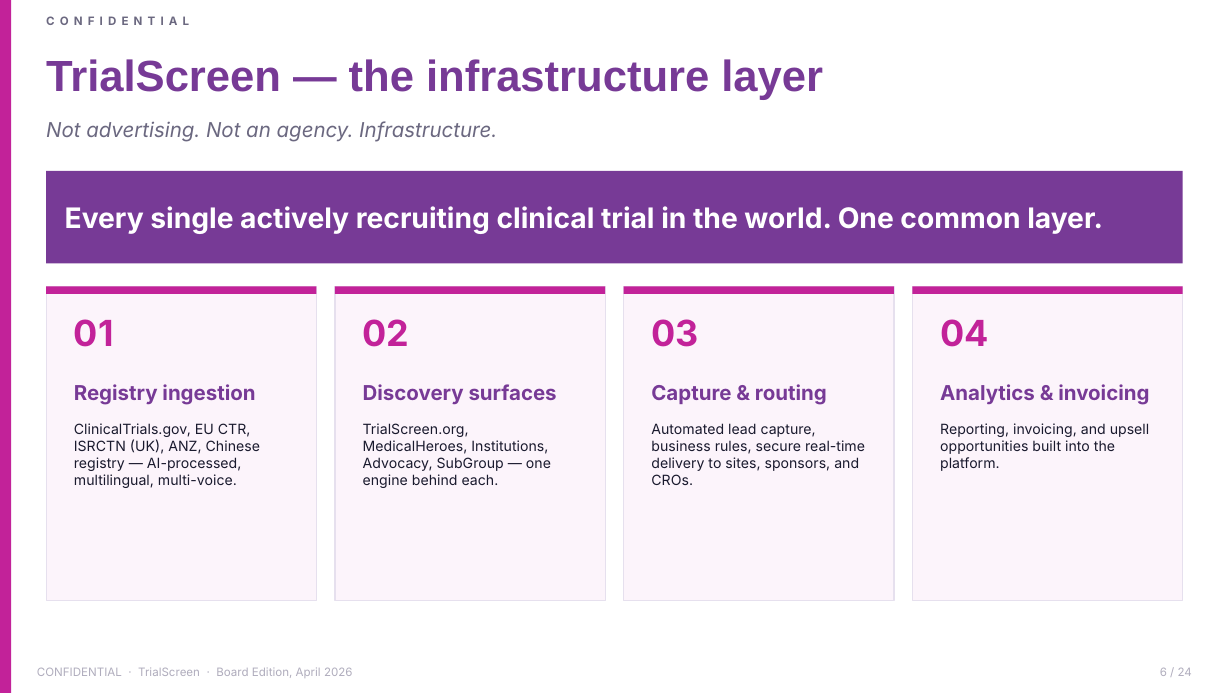
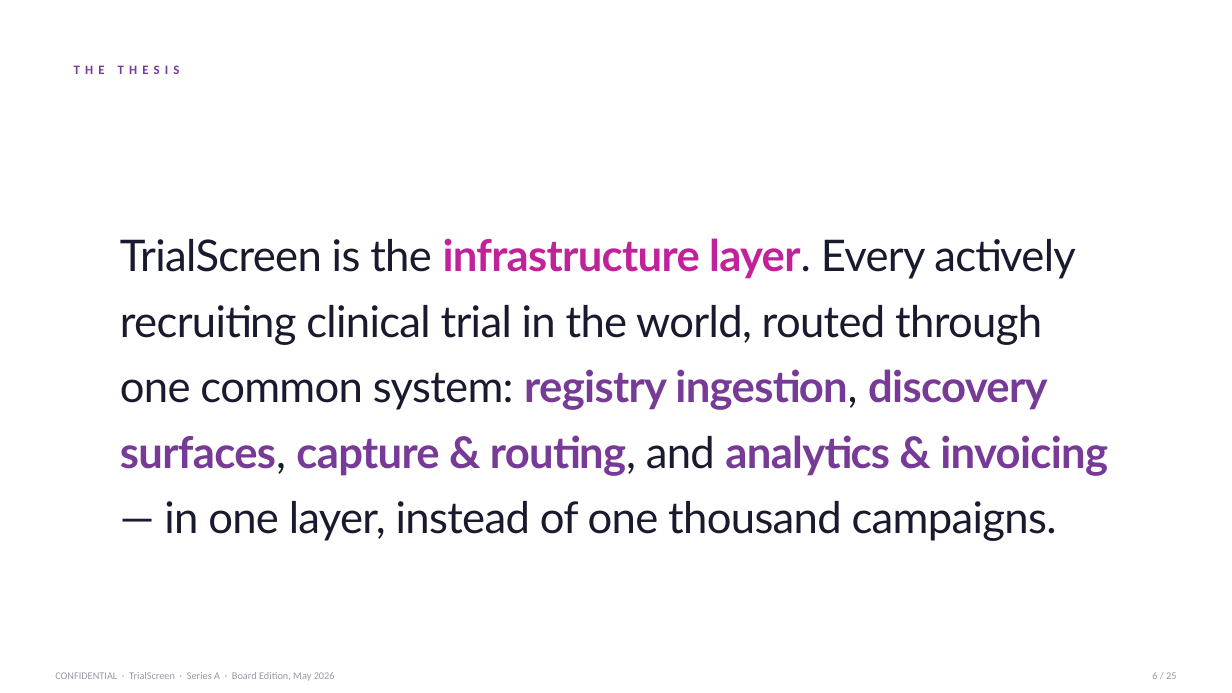
Before and after one commit to akamu47/trialscreen-board-pack, a slide deck: slide 6 of documents/TrialScreen_SeriesA_Deck.pptx. Drawn at 1232x693 pixels with LibreOffice and Linux fonts; fonts in the diff are those of the drawing. Boxes give left, top, right and bottom in pixels: in the first picture for what was removed or moved away, otherwise in the second. Text is boxed around its words. In the diff, an @@ line names an element or a change of style, - is before the commit and + after.

Commit message:
Series A deck v2 \u2014 editorial rebuild
Responding to Hugo's feedback that the v1 deck felt too grid-like, blocky,
and AI-generated. Content unchanged; layout fully reworked.

What changed:
- Every slide now has a distinct shape \u2014 no repeating 2x2 grids, no repeated magenta-stripe lilac cards, no numbered chevron strips, no bottom punchline bar.
- Typographic scale expanded (32pt prose titles to 72pt hero numbers) so titles vary with content weight, not template.
- Ten asymmetric layout shapes (A-J) distributed so no two consecutive slides share one.
- 5 rest-beat slides with \u226420 words of body. 3 slides are pure type on white.
- Tables stripped to thin neutral rules; no heavy purple header fills, no lilac alt rows.
- Cover and close remain dark; rest of the deck is white with disciplined purple + a single magenta inline emphasis per ~3 slides.
- CONFIDENTIAL kicker removed from content slides; kept only in the footer strip.

Previous v1 archived to documents/_archive/TrialScreen_SeriesA_Deck_v1.pptx.

```diff
--- a/documents/TrialScreen_SeriesA_Deck.pptx
+++ b/documents/TrialScreen_SeriesA_Deck.pptx
@@ rectangle removed at box(0, 0, 11, 693) @@
@@ text removed at box(46, 59, 823, 100) @@
-TrialScreen — the infrastructure layer
@@ text added at box(74, 65, 180, 74), 10 pt, text #773A96, bold @@
+THE THESIS
@@ text removed at box(46, 121, 497, 142) @@
-Not advertising. Not an agency. Infrastructure.
@@ rectangle removed at box(46, 171, 1183, 263) @@
@@ text removed at box(65, 206, 1103, 234) @@
-Every single actively recruiting clinical trial in the world. One common layer.
@@ text added at box(120, 238, 1108, 541), 34 pt, text #1A1A2E @@
+TrialScreen is the infrastructure layer. Every actively recruiting clinical trial in the world, routed through one common system: registry ingestion, discovery surfaces, capture & routing, and analytics & invoicing — in one layer, instead of one thousand campaigns.
@@ rectangle removed at box(46, 287, 316, 601) @@
@@ rectangle removed at box(46, 287, 316, 294) @@
@@ rectangle removed at box(335, 287, 604, 601) @@
@@ rectangle removed at box(335, 287, 604, 294) @@
@@ rectangle removed at box(624, 287, 894, 601) @@
@@ rectangle removed at box(624, 287, 894, 294) @@
@@ rectangle removed at box(913, 287, 1183, 601) @@
@@ rectangle removed at box(913, 287, 1183, 294) @@
@@ text removed at box(74, 319, 114, 347) @@
-01
@@ text removed at box(363, 319, 410, 347) @@
-02
@@ text removed at box(651, 319, 698, 347) @@
-03
@@ text removed at box(940, 319, 988, 347) @@
-04
@@ text removed at box(74, 384, 255, 405) @@
-Registry ingestion
@@ text removed at box(363, 384, 557, 405) @@
-Discovery surfaces
@@ text removed at box(651, 384, 827, 405) @@
-Capture & routing
@@ text removed at box(940, 384, 1149, 405) @@
-Analytics & invoicing
@@ text removed at box(74, 423, 260, 488) @@
-ClinicalTrials.gov, EU CTR, ISRCTN (UK), ANZ, Chinese registry — AI-processed, multilingual, multi-voice.
@@ text removed at box(363, 423, 551, 488) @@
-TrialScreen.org, MedicalHeroes, Institutions, Advocacy, SubGroup — one engine behind each.
@@ text removed at box(651, 423, 865, 485) @@
-Automated lead capture, business rules, secure real-time delivery to sites, sponsors, and CROs.
@@ text removed at box(940, 423, 1150, 471) @@
-Reporting, invoicing, and upsell opportunities built into the platform.
@@ text removed at box(37, 668, 122, 676) @@
-CONFIDENTIAL
@@ text at box(55, 672, 335, 681): text changed; size 9 to 8 pt; font Inter to Calibri; text colour #B0ADBD to #9A98A8 @@
-CONFIDENTIAL · TrialScreen · Board Edition, April 2026
+CONFIDENTIAL · TrialScreen · Series A · Board Edition, May 2026
@@ text at box(1152, 672, 1176, 679): text changed; size 9 to 8 pt; font Inter to Calibri; text colour #B0ADBD to #9A98A8 @@
-6 / 24
+6 / 25
```
Also in this commit, not shown: 13 other slides changed, 11 slides added, 11 slides removed, 2 other files.
